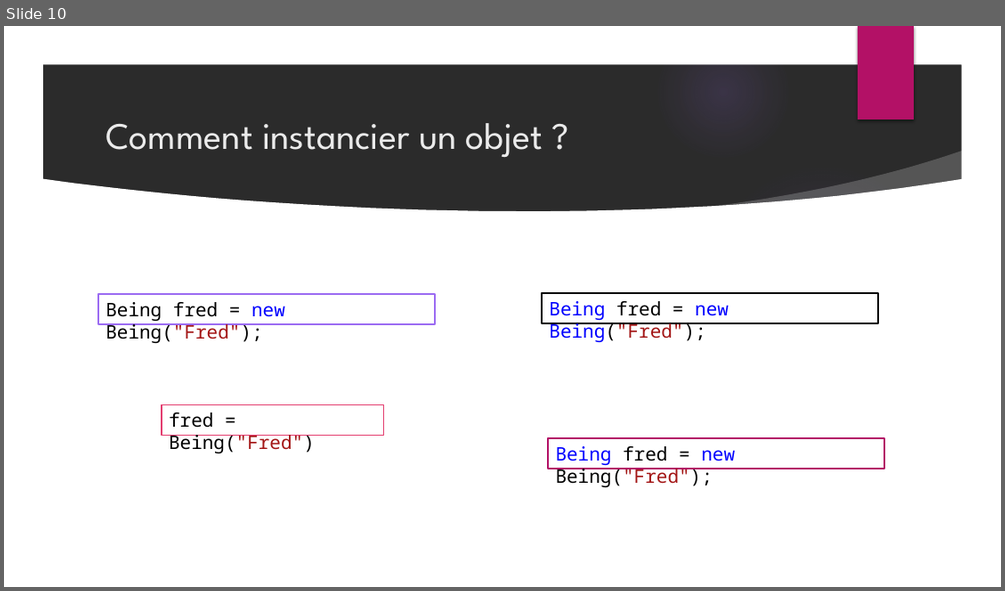
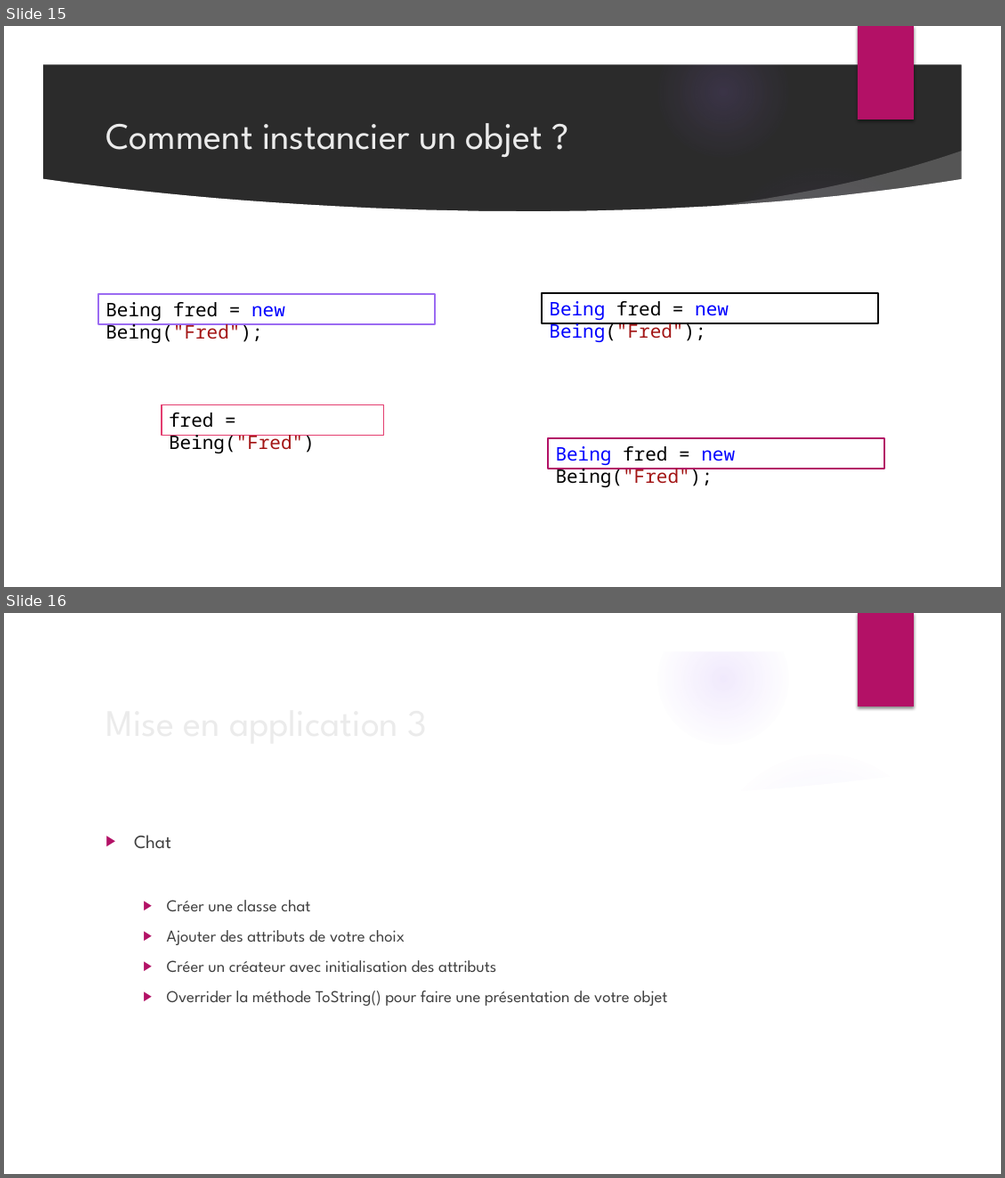
Before and after one commit to bjaout/CoursPOO, a slide deck: Cours de POO.pptx. Shown one above the other, each under a label of ours: slide 10 before the commit, slides 15 and 16 after it. The pictures are 1005x591 and 1005x1178 pixels, drawn with LibreOffice and Linux fonts; fonts in the diff are those of the drawing; background and template pictures are left out; a plain dark background stands for a picture behind light text. Boxes give left, top, right and bottom in pixels: in the first picture for what was removed or moved away, otherwise in the second. Text is boxed around its words. In the diff, an @@ line names an element or a change of style, - is before the commit and + after.

```diff
--- a/Cours de POO.pptx
+++ b/Cours de POO.pptx
@@ slide 16 added at (4, 613, 1001, 1174), background picture (left out); not listed: 9 template elements that a slide beside it also shows @@
@@ title added at (98, 692, 815, 750), 36 pt, text #EBEBEB @@
+Mise en application 3
@@ text added at (134, 835, 667, 1005), 16 pt, text #404040 @@
+▶ Chat
+  ▶ Créer une classe chat
+  ▶ Ajouter des attributs de votre choix
+  ▶ Créer un créateur avec initialisation des attributs
+  ▶ Overrider la méthode ToString() pour faire une présentation de votre objet
@@ what was slide 10 is now slide 15 @@
```
Also in this commit, not shown: 1 slide changed, 3 other slides added.
